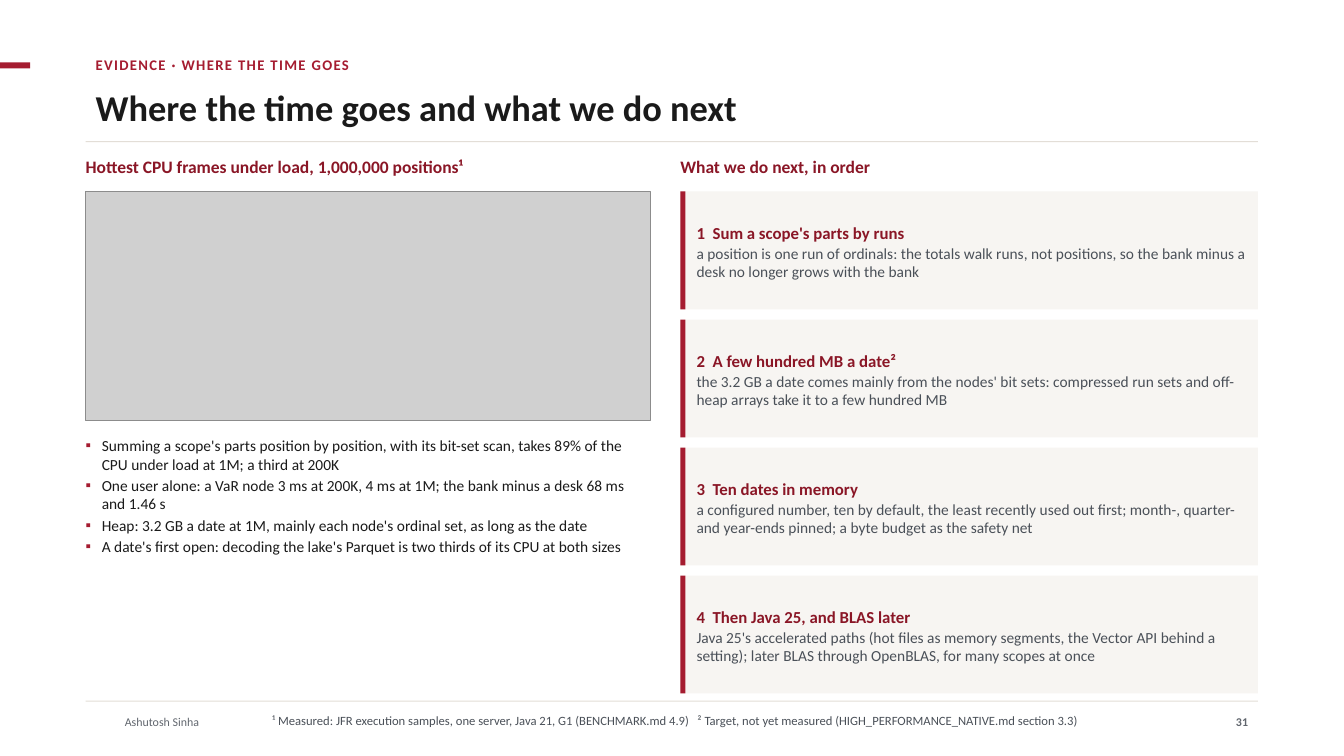
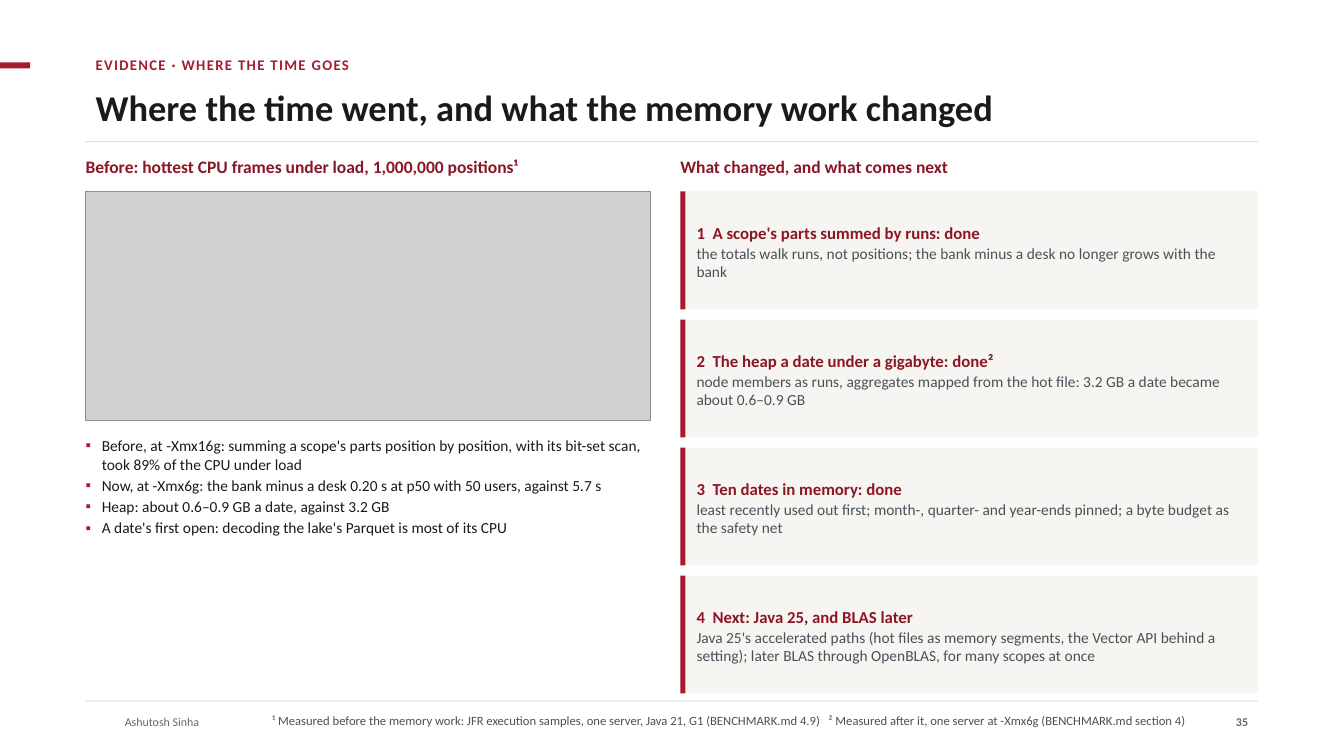
Before and after one commit to ajsinha/drishti, a slide deck: slide 35 of docs/publications/Drishti-VaR-Engine.pptx (slide 31 before the commit). Drawn at 1344x756 pixels with LibreOffice and Linux fonts; fonts in the diff are those of the drawing; grey boxes stand for pictures; background and template pictures are left out. Boxes give left, top, right and bottom in pixels: in the first picture for what was removed or moved away, otherwise in the second. Text is boxed around its words. In the diff, an @@ line names an element or a change of style, - is before the commit and + after.

Commit message:
Decks: the 1,000,000-position run after the memory work in every deck (one server at -Xmx6g, two dates in 2.2 GB of heap against 7.5 GB, 0.6-0.9 GB a date, RSS 6.9 GB against 17.2 GB, 183/138/124 req/s with no failure against 40/36/29, the bank minus a desk 0.20 s against 5.7 s, VaR identical to the dollar) as native charts and a before-and-after slide; Why VaR moved: one change at a time (the waterfall S0 to S7, illustrative figures, three views, the working, VAR EXPLAIN) in the VaR Engine deck and the Design-and-Evidence market-risk case; the memory model (ten dates, least recently used out, pinned month, quarter and year ends on New York and Toronto, refusals remembered) and the phone tiers in the VaR Engine deck; the memory model slide as built in Design-and-Evidence

```diff
--- a/docs/publications/Drishti-VaR-Engine.pptx
+++ b/docs/publications/Drishti-VaR-Engine.pptx
@@ title at (96,95,993,127): text changed @@
-Where the time goes and what we do next
+Where the time went, and what the memory work changed
@@ text at (86,159,518,176): text changed @@
-Hottest CPU frames under load, 1,000,000 positions¹
+Before: hottest CPU frames under load, 1,000,000 positions¹
@@ text at (680,160,948,176): text changed @@
-What we do next, in order
+What changed, and what comes next
@@ text at (697,227,1216,277): text changed @@
-1 Sum a scope's parts by runs
-a position is one run of ordinals: the totals walk runs, not positions, so the bank minus a desk no longer grows with the bank
+1 A scope's parts summed by runs: done
+the totals walk runs, not positions; the bank minus a desk no longer grows with the bank
@@ text at (697,354,1220,405): text changed @@
-2 A few hundred MB a date²
-the 3.2 GB a date comes mainly from the nodes' bit sets: compressed run sets and off-heap arrays take it to a few hundred MB
+2 The heap a date under a gigabyte: done²
+node members as runs, aggregates mapped from the hot file: 3.2 GB a date became about 0.6–0.9 GB
@@ text at (102,440,641,536): text changed @@
-▪ Summing a scope's parts position by position, with its bit-set scan, takes 89% of the CPU under load at 1M; a third at 200K
-▪ One user alone: a VaR node 3 ms at 200K, 4 ms at 1M; the bank minus a desk 68 ms and 1.46 s
-▪ Heap: 3.2 GB a date at 1M, mainly each node's ordinal set, as long as the date
-▪ A date's first open: decoding the lake's Parquet is two thirds of its CPU at both sizes
+▪ Before, at -Xmx16g: summing a scope's parts position by position, with its bit-set scan, took 89% of the CPU under load
+▪ Now, at -Xmx6g: the bank minus a desk 0.20 s at p50 with 50 users, against 5.7 s
+▪ Heap: about 0.6–0.9 GB a date, against 3.2 GB
+▪ A date's first open: decoding the lake's Parquet is most of its CPU
@@ text at (697,483,1229,536): text changed @@
-3 Ten dates in memory
-a configured number, ten by default, the least recently used out first; month-, quarter- and year-ends pinned; a byte budget as the safety net
+3 Ten dates in memory: done
+least recently used out first; month-, quarter- and year-ends pinned; a byte budget as the safety net
@@ text at (697,611,913,625): text changed @@
-4 Then Java 25, and BLAS later
+4 Next: Java 25, and BLAS later
@@ text at (272,715,1185,727): text changed @@
-¹ Measured: JFR execution samples, one server, Java 21, G1 (BENCHMARK.md 4.9) ² Target, not yet measured (HIGH_PERFORMANCE_NATIVE.md section 3.3)
+¹ Measured before the memory work: JFR execution samples, one server, Java 21, G1 (BENCHMARK.md 4.9) ² Measured after it, one server at -Xmx6g (BENCHMARK.md section 4)
@@ page number at (1236,718,1248,726): text changed @@
-31
+35
```
Also in this commit, not shown: 10 other slides changed, 5 slides added, 5 other files.
